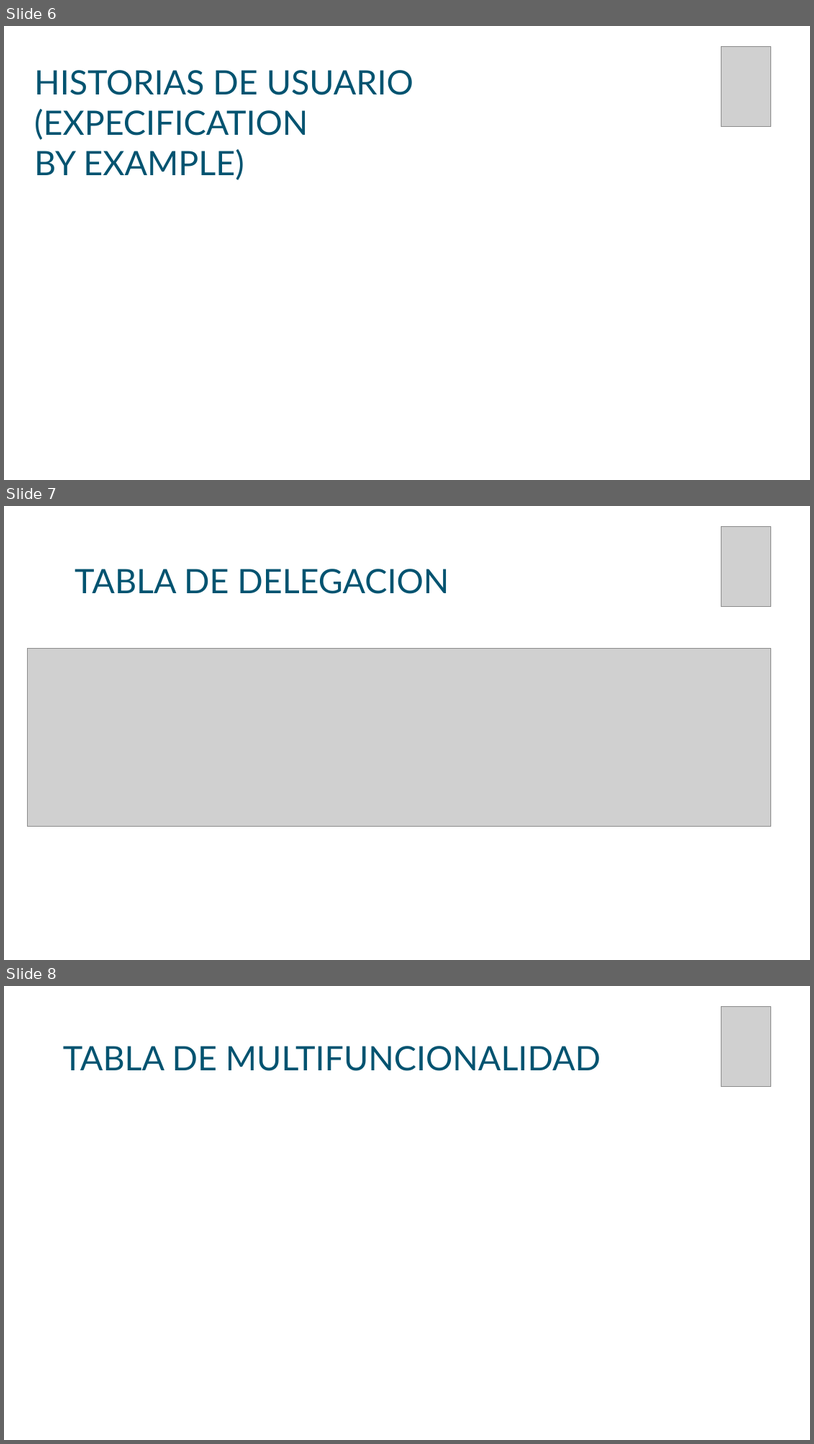
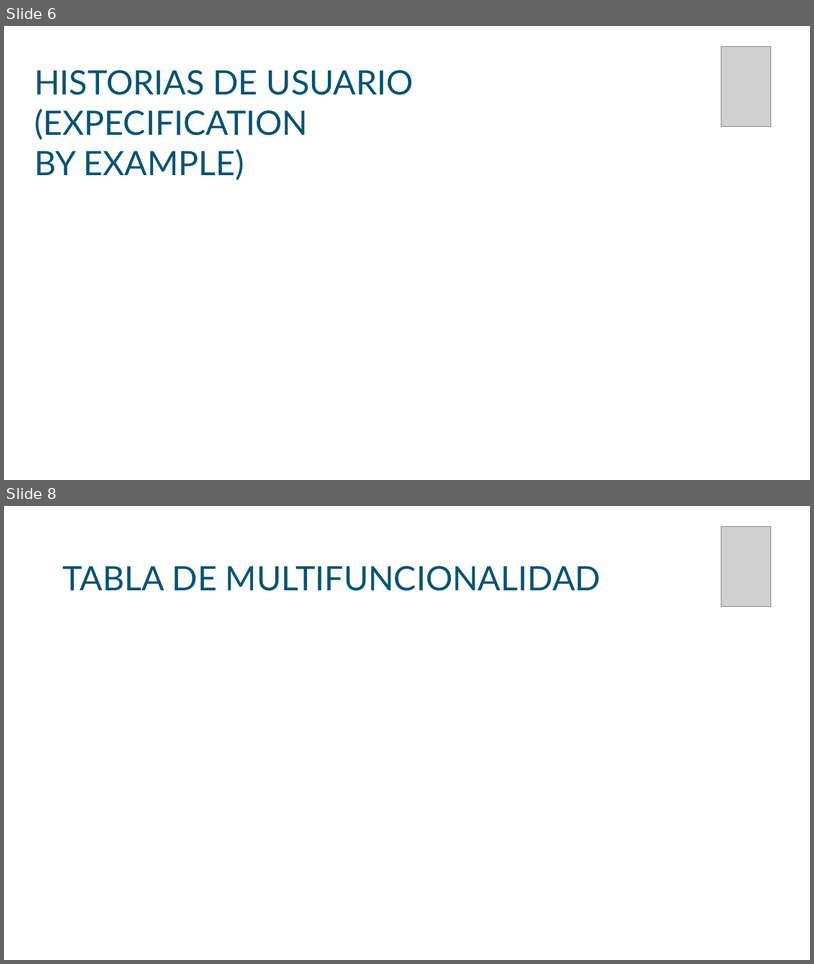
Before and after one commit to Frostqui/MP, a slide deck: Sprint 2/PPT 2.0.ppt. Shown one above the other, each under a label of ours: slides 6, 7 and 8 before the commit, slides 6 and 8 after it; the slides between them are not shown. The pictures are 814x1444 and 814x964 pixels, drawn with LibreOffice and Linux fonts; fonts in the diff are those of the drawing; grey boxes stand for pictures; background and template pictures are left out. Boxes give left, top, right and bottom in pixels: in the first picture for what was removed or moved away, otherwise in the second. Text is boxed around its words. In the diff, an @@ line names an element or a change of style, - is before the commit and + after.

```diff
--- a/Sprint 2/PPT 2.0.ppt
+++ b/Sprint 2/PPT 2.0.ppt
@@ slide 7 removed at box(4, 506, 810, 960), background picture (left out) @@
@@ picture removed at box(722, 527, 771, 607) @@
@@ text removed at box(75, 569, 449, 594) @@
-TABLA DE DELEGACION
@@ picture removed at box(28, 648, 771, 826) @@
```
Also in this commit, not shown: 3 slides added, 2 other slides removed, 32 other files.
